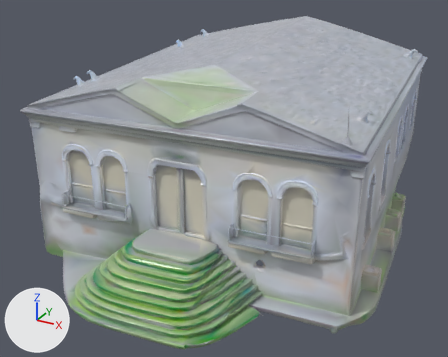
One commit to the glTF model quatro-momentos/jogo/hdn/c/g6_0.glb: the scene before it, then after it.
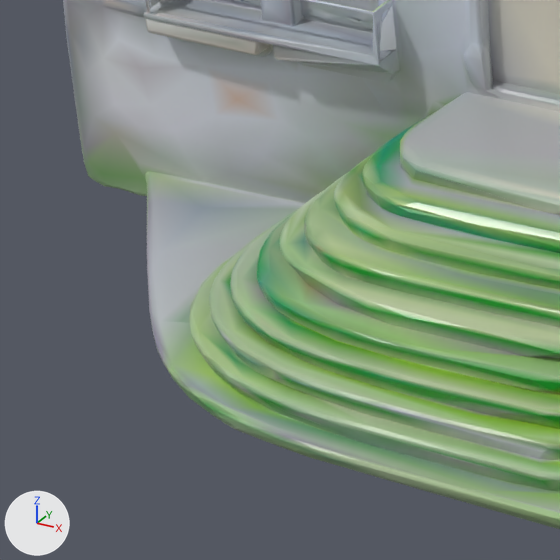
Old and new are each drawn whole from a 50 mm camera at (66.66, -242.19, -29.77) aimed at (43.6, -200.27, -50.74) and again close up on the part from 5% to 39% of the width and 57% to 100% of the height. Lighting does not change. The marker at lower left points along +X, +Y and +Z. The last two pictures show the newer version. Where no turn or scale is listed for an object, it has been applied to the vertices.
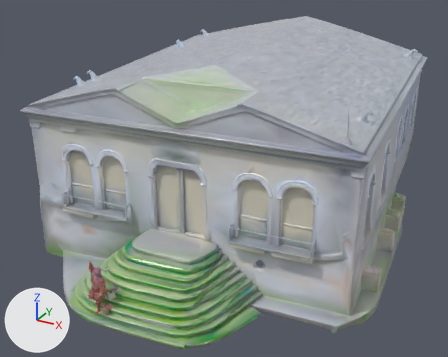
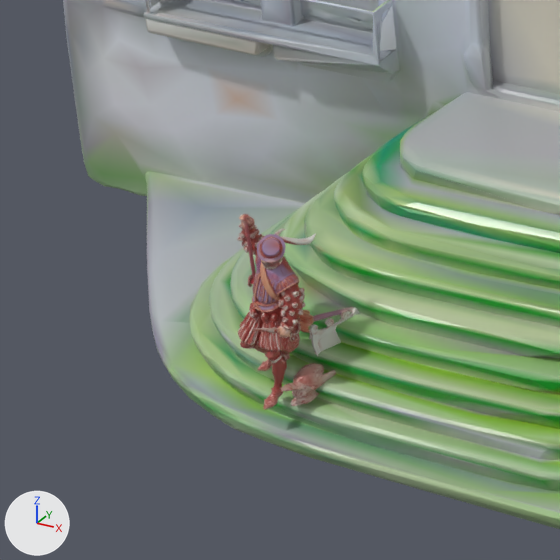
Where the change shows, as pixel boxes [x1, y1, x2, y2] in the close-ups (560 x 560 px):
'Mesh_1', added (brown)
    after: [237, 214, 359, 410]

The change, as a diff of the scene's bpy script:
```diff
--- a/quatro-momentos/jogo/hdn/c/g6_0.glb.py
+++ b/quatro-momentos/jogo/hdn/c/g6_0.glb.py
@@ me_mesh_1 @@
+me_mesh_1.from_pydata(...)  # 24803 vertices, 49702 faces; spans x 32.44..34.13, y -37.36..-34.91, z 3.58..7.13
+me_mesh_1.materials.append(mat_tudo_atlas)
@@ ob_mesh_1 @@
+ob_mesh_1 = bpy.data.objects.new('Mesh_1', me_mesh_1)
+ob_mesh_1.location = (9.88, -179.78, -57.7)
```
